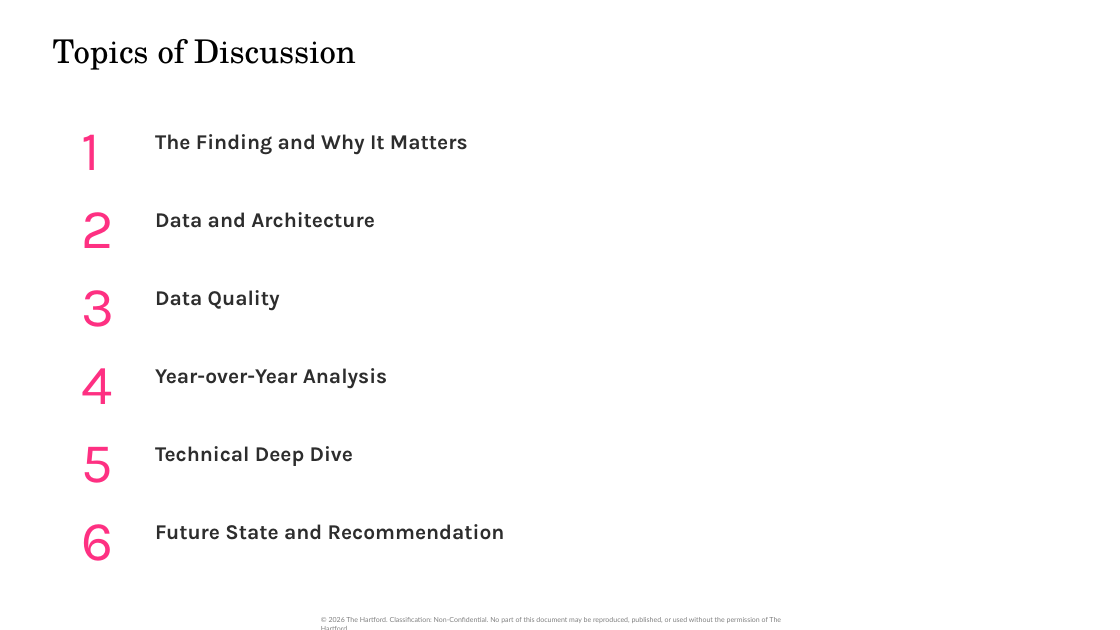
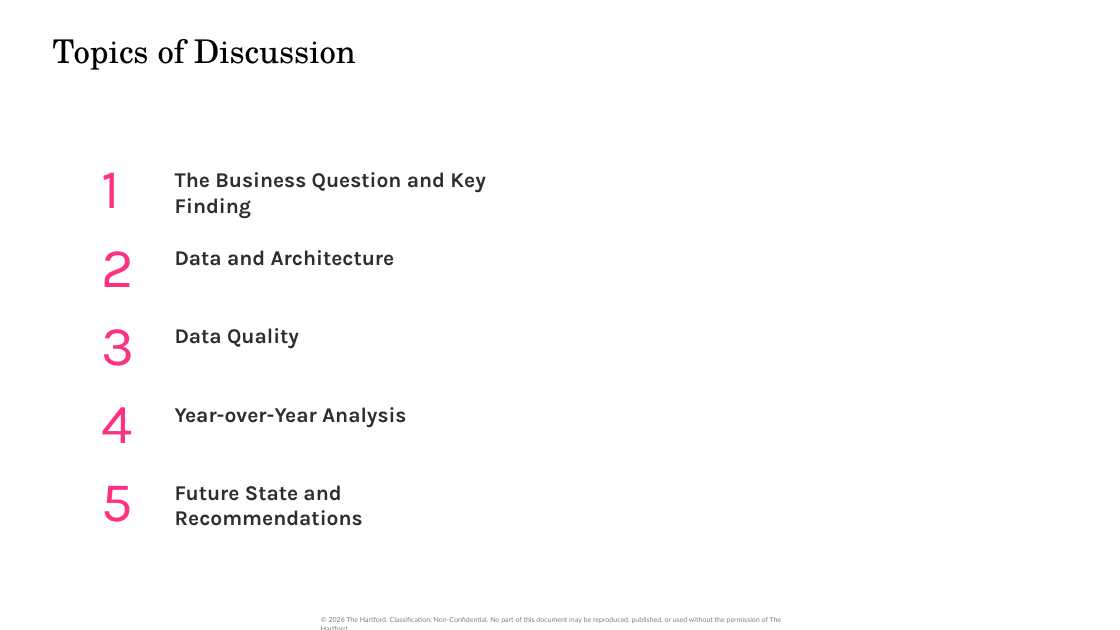
Before and after one commit to orlandojmarin/nyc-taxi-capstone, a slide deck: slide 2 of docs/TEST_Capstone_Presentation.pptx. Drawn at 1120x630 pixels with LibreOffice and Linux fonts; fonts in the diff are those of the drawing. Boxes give left, top, right and bottom in pixels: in the first picture for what was removed or moved away, otherwise in the second. Text is boxed around its words. In the diff, an @@ line names an element or a change of style, - is before the commit and + after.

```diff
--- a/docs/TEST_Capstone_Presentation.pptx
+++ b/docs/TEST_Capstone_Presentation.pptx
@@ text at (x1=175, y1=172, x2=485, y2=218): text changed @@
-The Finding and Why It Matters
+The Business Question and Key Finding
@@ 8 texts moved together from (x1=82, y1=134, x2=387, y2=483) to (x1=101, y1=172, x2=406, y2=522) @@
@@ text removed at (x1=155, y1=446, x2=353, y2=466) @@
-Technical Deep Dive
@@ text at (x1=175, y1=485, x2=363, y2=526): text changed @@
-Future State and Recommendation
+Future State and Recommendations
@@ text removed at (x1=82, y1=524, x2=114, y2=561) @@
-6
```
Also in this commit, not shown: 12 other slides changed, 6 slides added, 19 slides removed, 2 other files.
